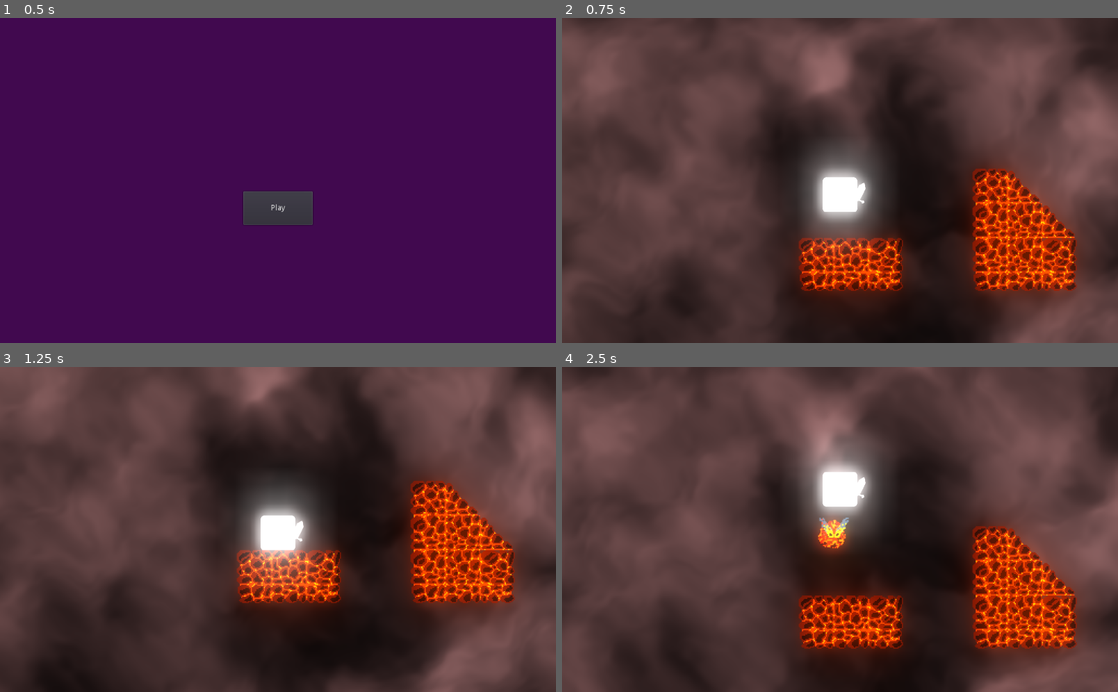
Above: before the commit, frames 1-4 (two rows, left to right).
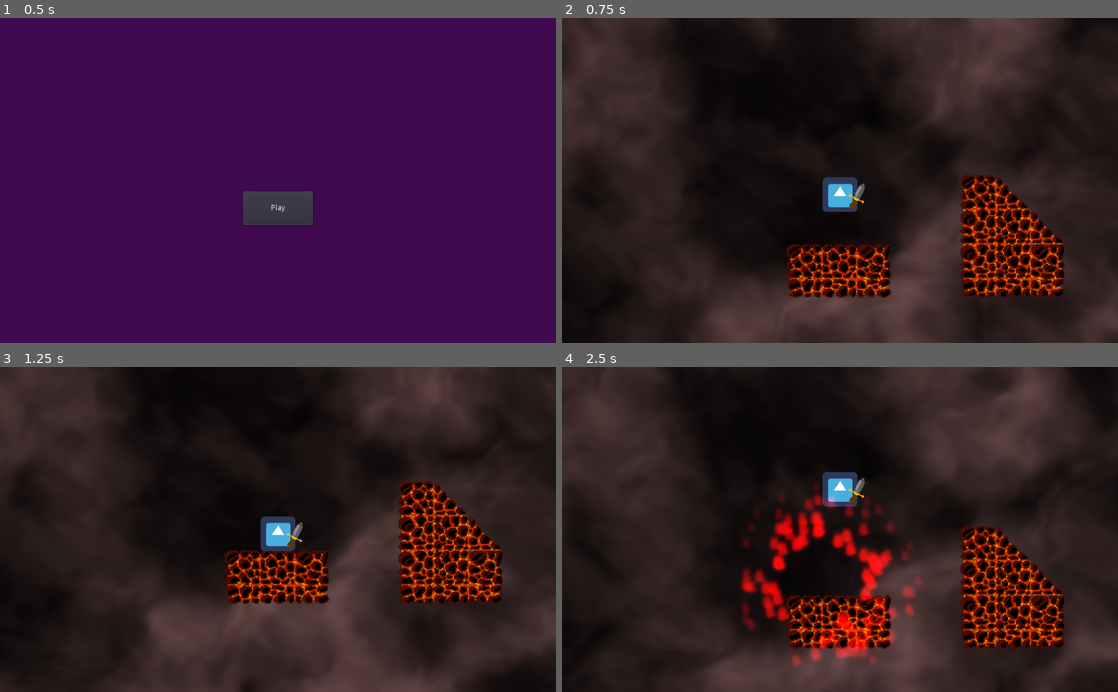
Above: after the commit, the same moments.

Repository: Schmo103/Project-Archimedes-Github-Game-Off-2022-
Game: Godot game, scene res://menu.tscn
Two runs of this game, one before a commit and one after it. Both use one fixed random seed, a clock stepped at 60 frames per second and the inputs below. The project has no main scene, so this scene is started directly. The engine's default icon, where the game draws it, is replaced by a stand-in: a white triangle on a blue panel in a dark square.
Inputs (mouse positions are in pixels of both pictures, inside the frame that each line leads up to):
- Up to frame 1 (0.5 s): no input
- Up to frame 2 (0.75 s): click "Play" at 0.5 s
- Up to frame 3 (1.25 s): no input
- Up to frame 4 (2.5 s): tap Enter (ui_accept) at 1.25, 1.52, 2.27 s; move the mouse to (962, 513) at 1.27 s; move the mouse to (728, 545) at 2.02 s

Frame 1 is identical in both runs. In frame 2, 77% of the frame differs, in the area x 0-100%, y 0-100%; in frame 3, 74%; in frame 4, 79%.

Commit message:
explosion stuff

Diff:
--- /dev/null
+++ b/Archimedes/explode.tscn
@@ -0,0 +1,42 @@
+[gd_scene load_steps=8 format=2]
+
+[ext_resource path="res://art/smudge2.png" type="Texture" id=1]
+
+[sub_resource type="CanvasItemMaterial" id=1]
+blend_mode = 1
+
+[sub_resource type="Gradient" id=5]
+offsets = PoolRealArray( 0, 0.154839, 0.232258, 1 )
+colors = PoolColorArray( 0, 0, 0, 0, 0.992188, 1, 0, 1, 1, 0, 0, 1, 0, 0, 0, 0 )
+
+[sub_resource type="GradientTexture" id=3]
+gradient = SubResource( 5 )
+
+[sub_resource type="Curve" id=6]
+_data = [ Vector2( 0, 1 ), 0.0, 0.0, 0, 0, Vector2( 1, 0 ), -3.97803, 0.0, 0, 0 ]
+
+[sub_resource type="CurveTexture" id=7]
+curve = SubResource( 6 )
+
+[sub_resource type="ParticlesMaterial" id=4]
+flag_disable_z = true
+direction = Vector3( 0, -1, 0 )
+spread = 180.0
+initial_velocity = 571.76
+orbit_velocity = 0.0
+orbit_velocity_random = 0.0
+scale_curve = SubResource( 7 )
+color_ramp = SubResource( 3 )
+
+[node name="Particles2D" type="Particles2D"]
+material = SubResource( 1 )
+position = Vector2( 0, -2 )
+scale = Vector2( 0.1, 0.1 )
+emitting = false
+amount = 90
+lifetime = 2.0
+one_shot = true
+speed_scale = 5.11
+explosiveness = 0.57
+process_material = SubResource( 4 )
+texture = ExtResource( 1 )
--- a/Archimedes/fireball/fireball.gd
+++ b/Archimedes/fireball/fireball.gd
@@ -29,7 +29,7 @@
 		dir.x = 1
 	velocity += -linear_velocity
 	i += 1
-	print("called : " + str(i))
+
 
 func get_tile(pos):
 	var x = pos.x - (int(pos.x) % 64)
--- a/Archimedes/firesprite.tscn
+++ b/Archimedes/firesprite.tscn
@@ -1,20 +1,27 @@
-[gd_scene load_steps=4 format=2]
+[gd_scene load_steps=5 format=2]
 
-[ext_resource path="res://art/FireSpritePlaceHolder.png" type="Texture" id=1]
+[ext_resource path="res://art/fireball.png" type="Texture" id=1]
 [ext_resource path="res://firesprite/firesprite.gd" type="Script" id=2]
+[ext_resource path="res://explode.tscn" type="PackedScene" id=3]
 
 [sub_resource type="CircleShape2D" id=1]
 radius = 12.0
 
 [node name="firesprite" type="KinematicBody2D"]
 script = ExtResource( 2 )
-__meta__ = {
-"_edit_group_": true
-}
 
 [node name="Sprite" type="Sprite" parent="."]
+position = Vector2( 0, -2 )
+scale = Vector2( 0.5, 0.5 )
 texture = ExtResource( 1 )
 
 [node name="CollisionShape2D" type="CollisionShape2D" parent="."]
 shape = SubResource( 1 )
 disabled = true
+
+[node name="Particles2D" parent="." instance=ExtResource( 3 )]
+position = Vector2( -1.69407e-21, -6.77626e-21 )
+
+[node name="Timer" type="Timer" parent="."]
+
+[connection signal="timeout" from="Timer" to="." method="_on_Timer_timeout"]
--- a/Archimedes/firesprite/firesprite.gd
+++ b/Archimedes/firesprite/firesprite.gd
@@ -1,6 +1,6 @@
 extends KinematicBody2D
 
-var speed = 400
+var speed = 550
 
 
 onready var spawn_time = 10
@@ -8,6 +8,7 @@
 onready var attacking = true
 onready var exploding = false
 onready var coasting = false
+var started = false
 var collide_range = 20
 var coast_range = 500
 var velocity = Vector2()
@@ -43,4 +44,22 @@
 # warning-ignore:return_value_discarded
 #		emit_signal("firesprite_hits_player")
 		get_parent().firesprite_ex()
-		self.queue_free()
+#		$Particles2D.position = self.position
+		$Particles2D.emitting = true
+#		$Particles2D.emitting = false
+		$Sprite.visible = false
+		if started == false:
+			$Timer.start(0.4)
+			started = true
+
+
+
+
+
+
+
+
+
+func _on_Timer_timeout():
+	print("received")
+	self.queue_free()
--- /dev/null
+++ b/Archimedes/flame.tscn
@@ -0,0 +1,38 @@
+[gd_scene load_steps=6 format=2]
+
+[sub_resource type="CanvasItemMaterial" id=4]
+blend_mode = 1
+
+[sub_resource type="Gradient" id=2]
+offsets = PoolRealArray( 0, 0.0129032, 0.748387 )
+colors = PoolColorArray( 0.160784, 0, 1, 0.152941, 1, 0.980392, 0, 1, 1, 0, 0, 1 )
+
+[sub_resource type="GradientTexture" id=3]
+gradient = SubResource( 2 )
+
+[sub_resource type="ParticlesMaterial" id=5]
+flag_disable_z = true
+direction = Vector3( 0, -1, 0 )
+spread = 32.08
+gravity = Vector3( 0, 0, 0 )
+initial_velocity = 532.08
+initial_velocity_random = 0.01
+orbit_velocity = 0.0
+orbit_velocity_random = 0.0
+scale = 0.2
+color_ramp = SubResource( 3 )
+
+[sub_resource type="StreamTexture" id=6]
+flags = 4
+load_path = "res://.import/smudge2.png-d44eabedfb5bb41256eb91964412b4b7.stex"
+
+[node name="Particles2D2" type="Particles2D"]
+material = SubResource( 4 )
+position = Vector2( 239, 105 )
+scale = Vector2( 0.1, 0.1 )
+amount = 33
+explosiveness = 0.03
+fixed_fps = 30
+local_coords = false
+process_material = SubResource( 5 )
+texture = SubResource( 6 )
--- a/Archimedes/world.tscn
+++ b/Archimedes/world.tscn
@@ -1,6 +1,4 @@
-
 [gd_scene load_steps=27 format=2]
-
 
 [ext_resource path="res://art/lava.png" type="Texture" id=1]
 [ext_resource path="res://world/lava.gd" type="Script" id=2]
@@ -58,7 +56,7 @@
 
 	float final = fbm(coord + motion);
 
-	COLOR = vec4(color, final * 0.8);
+	COLOR = vec4(color, final * 0.9);
 }
 "
 
@@ -112,16 +110,8 @@
 0/shape_offset = Vector2( 0, 0 )
 0/shape_transform = Transform2D( 1, 0, 0, 1, 0, 0 )
 0/shape_one_way = false
-
-0/shape_one_way_margin = 1.0
-0/shapes = [ {
-"autotile_coord": Vector2( 0, 0 ),
-"one_way": false,
-"one_way_margin": 1.0,
-"shape": null,
-"shape_transform": Transform2D( 1, 0, 0, 1, 0, 0 )
-} ]
-
+0/shape_one_way_margin = 0.0
+0/shapes = [  ]
 0/z_index = 0
 2/name = "molten_tileset1_test.png 2"
 2/texture = ExtResource( 4 )
@@ -364,6 +354,12 @@
 } ]
 12/z_index = 0
 
+[sub_resource type="Environment" id=18]
+background_mode = 4
+tonemap_mode = 3
+glow_bloom = 0.25
+glow_blend_mode = 1
+
 [sub_resource type="Shader" id=19]
 code = "shader_type canvas_item;
 uniform float flash: hint_range(0, 1);
@@ -382,14 +378,6 @@
 
 [sub_resource type="RectangleShape2D" id=1]
 extents = Vector2( 31, 31 )
-
-[sub_resource type="Environment" id=18]
-background_mode = 4
-tonemap_mode = 3
-glow_enabled = true
-glow_bloom = 0.54
-glow_blend_mode = 0
-adjustment_enabled = true
 
 [node name="World" type="Node2D"]
 script = ExtResource( 6 )
@@ -403,7 +391,7 @@
 
 [node name="wavy shader" type="Sprite" parent="."]
 material = SubResource( 17 )
-position = Vector2( 610, -69 )
+position = Vector2( 535, -174 )
 scale = Vector2( 26.5938, 25.2188 )
 texture = ExtResource( 3 )
 
@@ -413,41 +401,8 @@
 format = 1
 tile_data = PoolIntArray( -1572829, 12, 0, -1572828, 11, 0, -1572827, 2, 0, -1507293, 8, 0, -1507292, 9, 0, -1507291, 1 …(2133 unchanged characters)…
 
-[node name="player" type="KinematicBody2D" parent="."]
-material = SubResource( 20 )
-position = Vector2( 326, 230 )
-scale = Vector2( 0.5, 0.5 )
-script = ExtResource( 5 )
-__meta__ = {
-"_edit_group_": true
-}
-
-[node name="Sprite" type="Sprite" parent="player"]
-use_parent_material = true
-texture = ExtResource( 3 )
-
-[node name="CollisionShape2D" type="CollisionShape2D" parent="player"]
-visible = false
-shape = SubResource( 1 )
-
-[node name="Camera2D" type="Camera2D" parent="player"]
-zoom = Vector2( 0.5, 0.5 )
-smoothing_enabled = true
-
-[node name="sword" type="Sprite" parent="player"]
-use_parent_material = true
-position = Vector2( 34, -1 )
-rotation = 0.460767
-texture = ExtResource( 7 )
-
 [node name="Fireball" parent="." instance=ExtResource( 8 )]
 position = Vector2( 912, 47 )
-
-[node name="Lava" type="Sprite" parent="."]
-position = Vector2( 496, 861 )
-scale = Vector2( 1, 1.31 )
-texture = ExtResource( 1 )
-script = ExtResource( 2 )
 
 [node name="fire_sprite_timer" type="Timer" parent="."]
 
@@ -472,6 +427,39 @@
 [node name="WorldEnvironment" type="WorldEnvironment" parent="."]
 environment = SubResource( 18 )
 
+[node name="player" type="KinematicBody2D" parent="."]
+material = SubResource( 20 )
+position = Vector2( 337, 224 )
+scale = Vector2( 0.5, 0.5 )
+script = ExtResource( 5 )
+__meta__ = {
+"_edit_group_": true
+}
+
+[node name="Sprite" type="Sprite" parent="player"]
+use_parent_material = true
+texture = ExtResource( 3 )
+
+[node name="CollisionShape2D" type="CollisionShape2D" parent="player"]
+visible = false
+shape = SubResource( 1 )
+
+[node name="Camera2D" type="Camera2D" parent="player"]
+zoom = Vector2( 0.5, 0.5 )
+smoothing_enabled = true
+
+[node name="sword" type="Sprite" parent="player"]
+use_parent_material = true
+position = Vector2( 34, -1 )
+rotation = 0.460767
+texture = ExtResource( 7 )
+
+[node name="Lava" type="Sprite" parent="."]
+position = Vector2( 496, 861 )
+scale = Vector2( 1, 1.31 )
+texture = ExtResource( 1 )
+script = ExtResource( 2 )
+
 [connection signal="firesprite_hits_player" from="." to="player" method="_on_World_firesprite_hits_player"]
 [connection signal="timeout" from="fire_sprite_timer" to="." method="_on_fire_sprite_timer_timeout"]
 [connection signal="pressed" from="menu" to="." method="_on_menu_pressed"]
--- a/Archimedes/world/lava.gd
+++ b/Archimedes/world/lava.gd
@@ -4,7 +4,7 @@
 var down_offset = 340 #set initial offset
 #accounts for position of image being in center of image
 onready var HEIGHT = position.y - down_offset #set initial HEIGHT
-var speed = 0.3
+var speed = 0
 
 func _physics_process(_delta):
 	position.x = get_parent().get_node("player/Camera2D").get_camera_screen_center().x
--- a/Archimedes/world/player.gd
+++ b/Archimedes/world/player.gd
@@ -1,12 +1,12 @@
 extends KinematicBody2D
-var speed = 100 #set movement speed
+var speed = 40 #set movement speed
 var velocity = Vector2(0, 0) #set initial velocity
 var jump = false #variable to record if jump button was pressed
 var grav = 20 #set gravity speed
 var jump_speed = 500 #set jump speed
 var fric = 40
 var air_fric = 20
-var MAXSPEED = 150
+var MAXSPEED = 300
 
 var sword_posi = 1 #-1 is left, 1 is right
 var sword_swinging = true
@@ -20,7 +20,7 @@
 func _ready():
 
 	$Camera2D.current = true #make camera "the camera"
-	flash(2)
+
 
 func flash(time):
 	material.set("shader_param/flash", 1.0)
Binary file added: Archimedes/art/smudge.png
Not shown, added: Archimedes/art/smudge.png.import
Binary file added: Archimedes/art/smudge2.png
Not shown, added: Archimedes/art/smudge2.png.import
Not shown, added: Archimedes/art/smudge.png~
